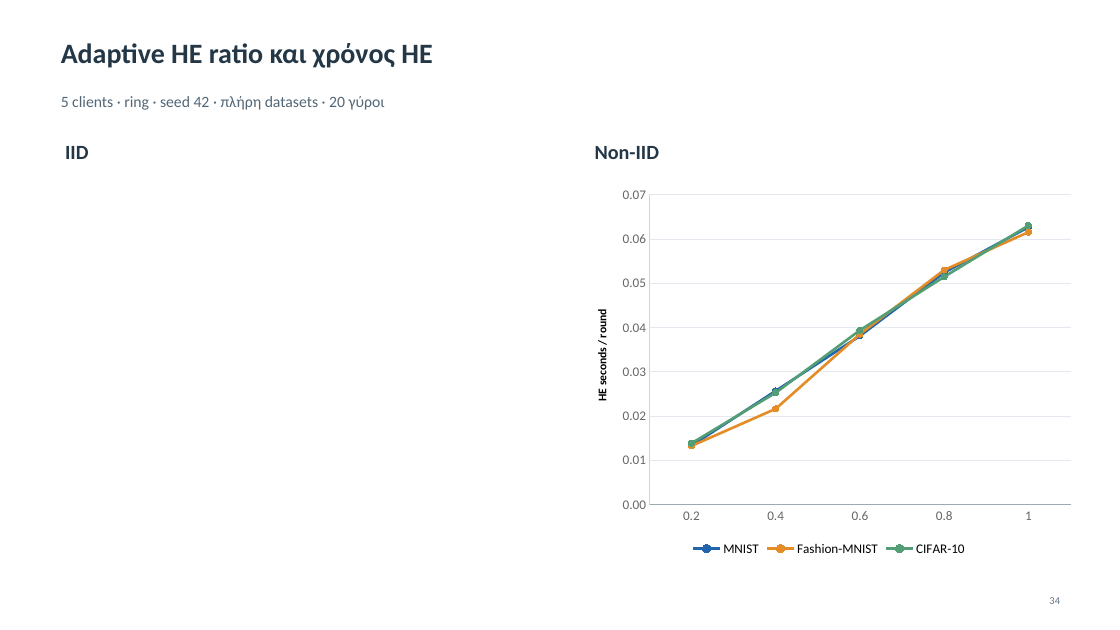
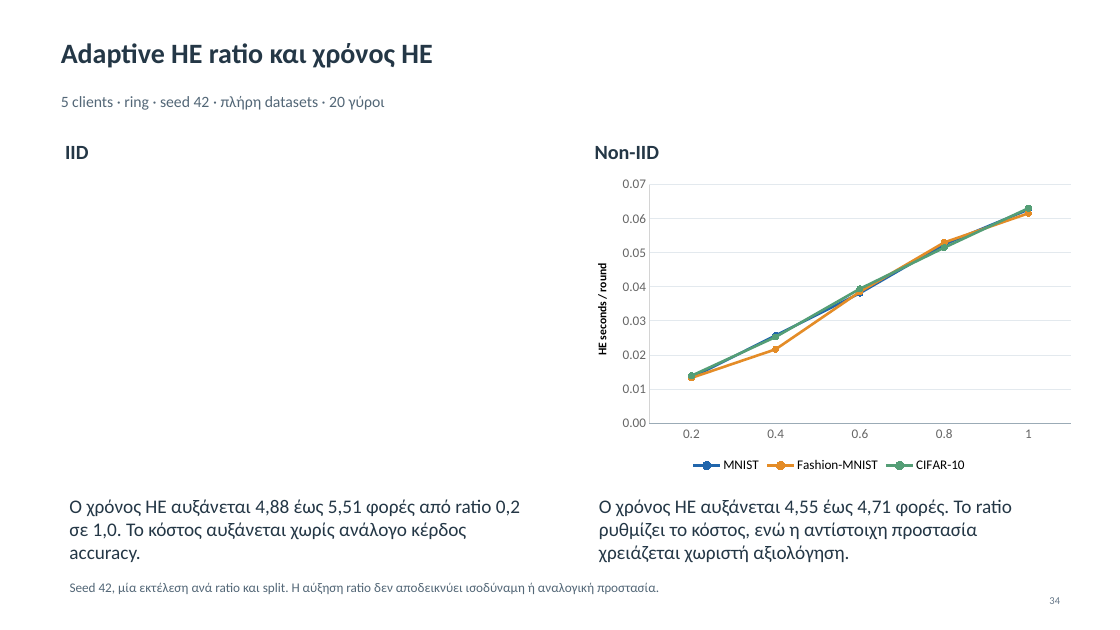
Before and after one commit to Dionisis09/secure-dfl-thesis, a slide deck: slide 34 of docs/Secure_DFL_Thesis_Presentation.pptx. Drawn at 1120x630 pixels with LibreOffice and Linux fonts; fonts in the diff are those of the drawing. Boxes give left, top, right and bottom in pixels: in the first picture for what was removed or moved away, otherwise in the second. Text is boxed around its words. In the diff, an @@ line names an element or a change of style, - is before the commit and + after.

Commit message:
Explain findings beneath presentation result charts

```diff
--- a/docs/Secure_DFL_Thesis_Presentation.pptx
+++ b/docs/Secure_DFL_Thesis_Presentation.pptx
@@ line chart: place and size @@
-line chart at box(578, 180, 1081, 560)
+line chart at box(578, 171, 1081, 477)
@@ text added at box(69, 499, 520, 562), 16.5 pt, text #243746 @@
+Ο χρόνος HE αυξάνεται 4,88 έως 5,51 φορές από ratio 0,2 σε 1,0. Το κόστος αυξάνεται χωρίς ανάλογο κέρδος accuracy.
@@ text added at box(599, 499, 1012, 562), 16.5 pt, text #243746 @@
+Ο χρόνος HE αυξάνεται 4,55 έως 4,71 φορές. Το ratio ρυθμίζει το κόστος, ενώ η αντίστοιχη προστασία χρειάζεται χωριστή αξιολόγηση.
@@ text added at box(70, 582, 659, 594), 11.2 pt, text #536777 @@
+Seed 42, μία εκτέλεση ανά ratio και split. Η αύξηση ratio δεν αποδεικνύει ισοδύναμη ή αναλογική προστασία.
```
Also in this commit, not shown: 14 other slides changed, 1 other file.
